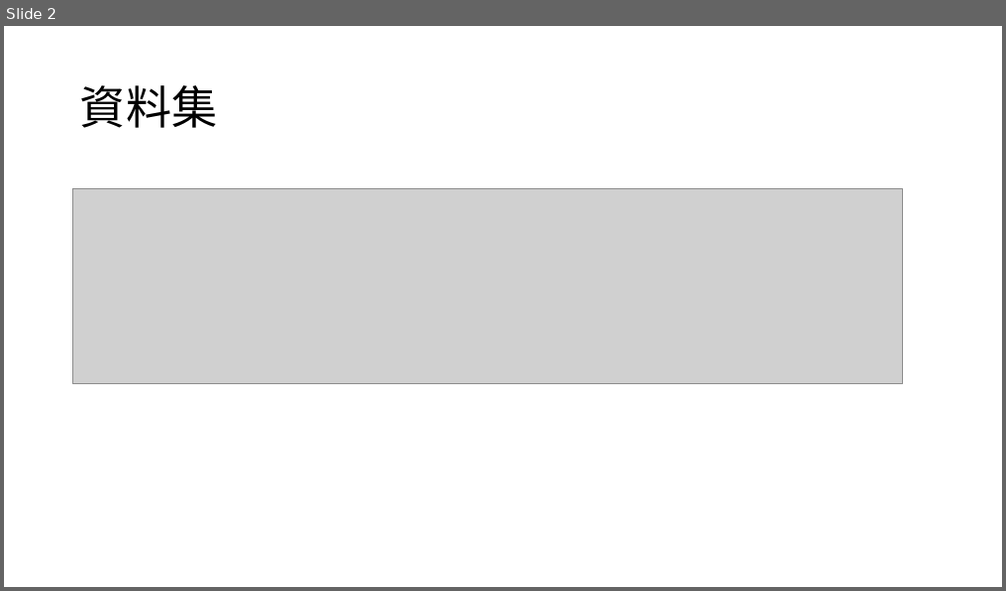
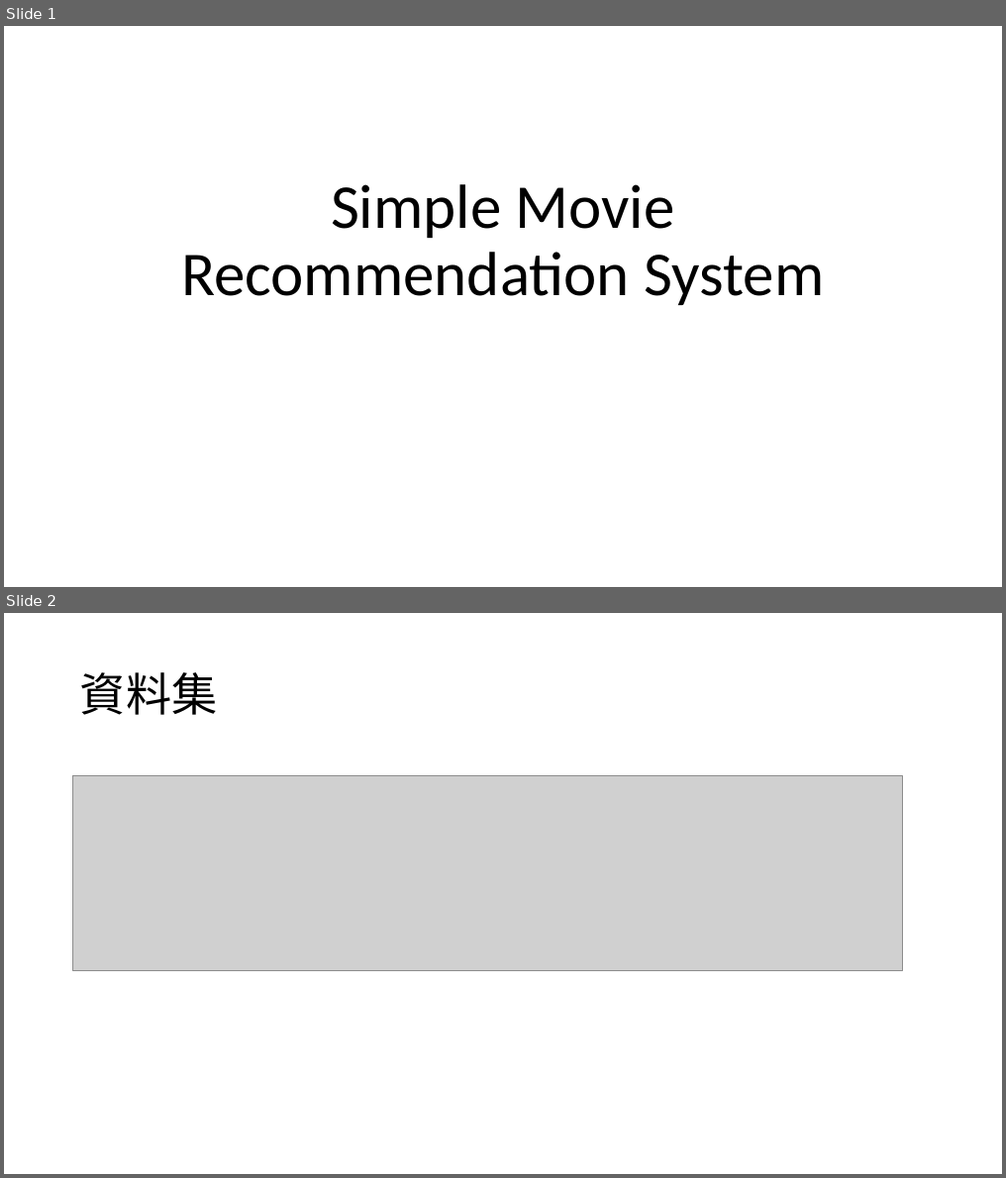
Before and after one commit to shangfuu/Simple_Movie_Recommned_System, a slide deck: datascience.pptx. Shown one above the other, each under a label of ours: slide 2 before the commit, slides 1 and 2 after it. The pictures are 1006x591 and 1006x1178 pixels, drawn with LibreOffice and Linux fonts; fonts in the diff are those of the drawing; grey boxes stand for pictures. Boxes give left, top, right and bottom in pixels: in the first picture for what was removed or moved away, otherwise in the second. Text is boxed around its words. In the diff, an @@ line names an element or a change of style, - is before the commit and + after.

```diff
--- a/datascience.pptx
+++ b/datascience.pptx
@@ slide 1 added at [4,26,1002,587], background #FFFFFF @@
@@ title added at [181,184,824,305], 60 pt, text #000000 @@
+Simple Movie Recommendation System
```
Also in this commit, not shown: 1 slide removed, 11 other files.
